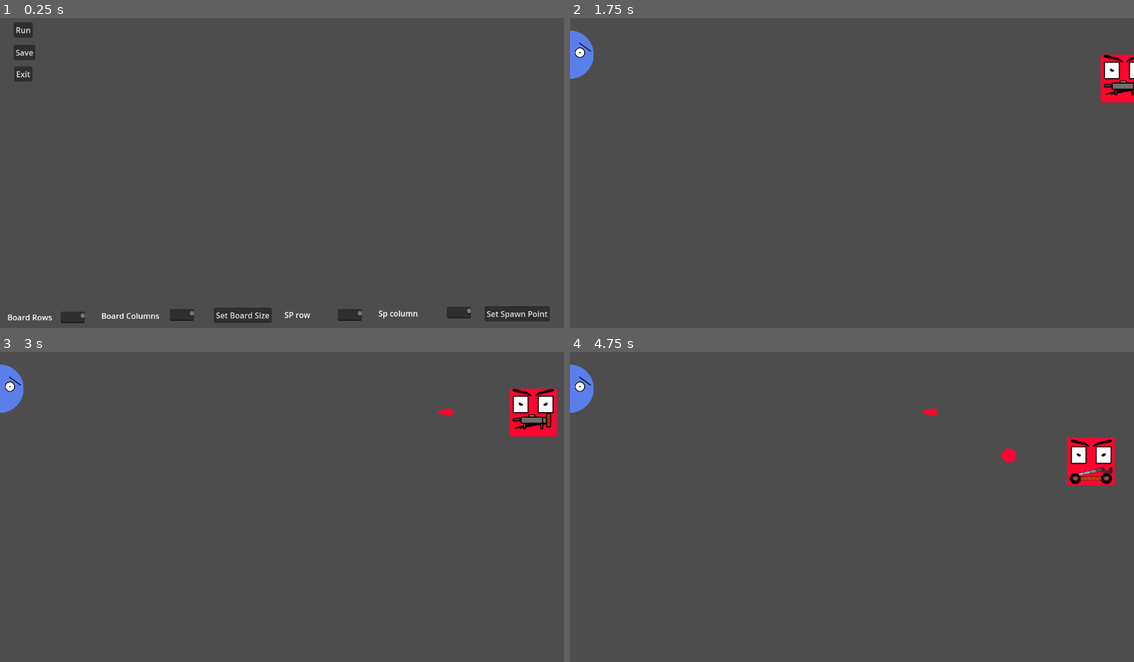
Above: before the commit, frames 1-4 (two rows, left to right).
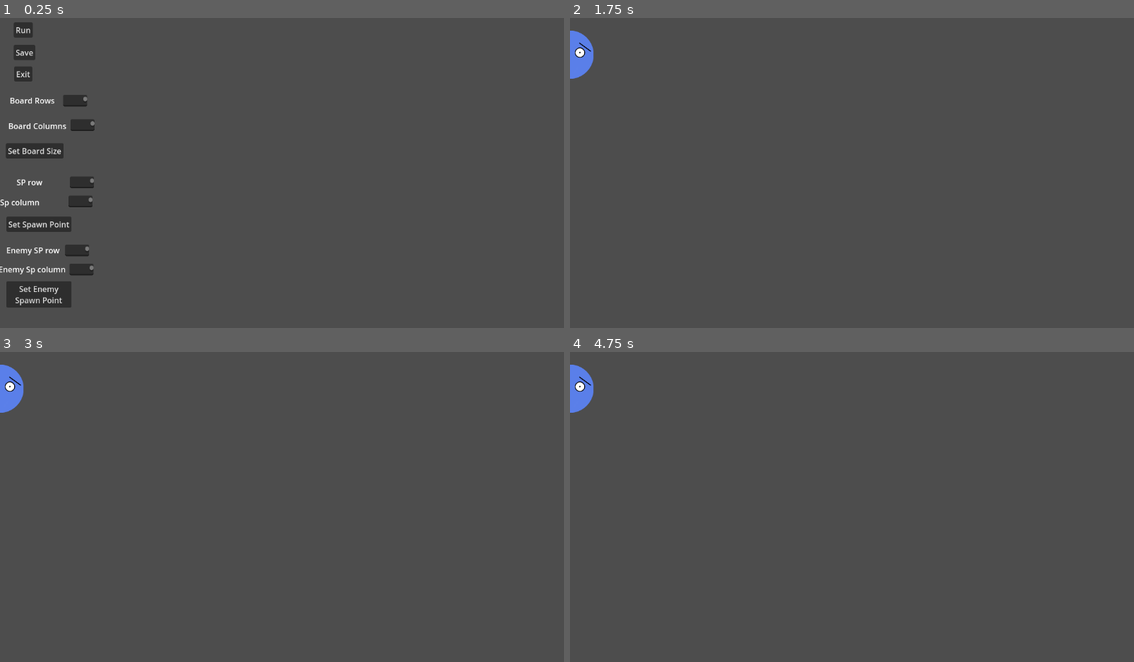
Above: after the commit, the same moments.

Repository: Killfreek/Rats
Game: Godot game, scene res://Levels/LevelMaker.tscn
The game is run twice, just before and just after one commit, with the same random seed, the same clock (stepped at 60 frames per second) and the same inputs. This scene is started directly instead of the project's main scene.
Inputs:
- Up to frame 1 (0.25 s): no input
- Up to frame 2 (1.75 s): click "Run" at 0.5 s; tap Enter at 1.25 s; hold D (MoveRight) from 1.28 s (still down); hold Space (SpawnPlayer) from 1.28 s (still down)
- Up to frame 3 (3 s): release D (MoveRight) at 2.03 s; release Space (SpawnPlayer) at 2.03 s; hold S (MoveDown) 2.03-2.78 s; tap Space (SpawnPlayer) at 2.1 s; hold D (MoveRight) from 2.78 s (still down); hold Space (SpawnPlayer) from 2.78 s (still down)
- Up to frame 4 (4.75 s): release D (MoveRight) at 3.53 s; release Space (SpawnPlayer) at 3.53 s; hold W (MoveUp) 3.53-4.28 s; tap Space (SpawnPlayer) at 3.6 s; hold A (MoveLeft) from 4.28 s (still down); hold Space (SpawnPlayer) from 4.28 s (still down)

The runs differ from the first frame. In frame 1, 5.1% of the frame differs, in the area x 0-98%, y 24-99%; in frame 2, 0.9%; in frame 3, 1.4%; in frame 4, 1.5%.
Error after the commit: Invalid access of index '0' on a base object of type: 'Array[bool]'. (res://EnemyBots/EnemySpawnControllerV2.gd:21)

Commit message:
added setting of enemy spawn positions to level editor

Diff:
--- /dev/null
+++ b/EnemyBots/EnemySpawnControllerV2.gd
@@ -0,0 +1,37 @@
+extends Node2D
+
+@export var enemyScene : Array[PackedScene]
+@export var tileMap : Node2D
+var playerNode : Area2D
+
+var spawnLocationsUseState : Array[bool]
+var spawnLocations : Array[Vector2]
+
+var continueSpawnaing: bool = false;
+
+func setUpEnemySpawnPoints(locations : Array[Vector2]):
+	spawnLocations = locations;
+	spawnLocationsUseState.resize(locations.size());
+	spawnLocationsUseState.fill(false);
+
+func _on_enemy_spawn_timer_timeout():
+	if (continueSpawnaing):
+		var rng = RandomNumberGenerator.new()
+		var rngNumber = int(rng.randf_range(0, spawnLocations.size()));
+		if !spawnLocationsUseState[rngNumber]:
+			var spawnLocation = spawnLocations[rngNumber];
+			var enimeyToSpawn = int(rng.randf_range(0, enemyScene.size()));
+			var enemy = enemyScene[enimeyToSpawn].instantiate();
+			enemy.setup(rngNumber, playerNode, tileMap);
+			enemy.position = spawnLocation;
+
+			enemy.left.connect(_on_enemy_despawn);
+
+			add_child(enemy);
+			spawnLocationsUseState[rngNumber] = true;
+
+func _on_enemy_despawn(index : int):
+	spawnLocationsUseState[index] = false;
+
+func _on_player_despawn():
+	continueSpawnaing = false;
--- a/GUIScripts/LevelEditorMenu.gd
+++ b/GUIScripts/LevelEditorMenu.gd
@@ -50,3 +50,18 @@
 	var result = levelAssembler.setSpawnPoint(rowSPPoint, columnSPPoint);
 	if 	!result[0]:
 		errorLabelNode.text = result[1];
+
+
+func _on_place_enemy_spawn_point_btn_pressed():
+	var errorLabelNode = get_node("SetEnemySpawnPoints/PlaceEnemySpawnPointLbl");
+	errorLabelNode.text = "";
+
+	var rowSPPointNode = get_node("SetEnemySpawnPoints/PlaceEnemySpawnPointRowsTxt");
+	var colSPPointNode = get_node("SetEnemySpawnPoints/PlaceEnemySpawnPointColumnsTxt");
+
+	var rowSPPoint = rowSPPointNode.text.to_int() - 1;
+	var columnSPPoint = colSPPointNode.text.to_int() - 1;
+
+	var result = levelAssembler.setEnemySpawnPoint(rowSPPoint, columnSPPoint);
+	if 	!result[0]:
+		errorLabelNode.text = result[1]; # Replace with function body.
--- a/Levels/LevelCreatorTester.tscn
+++ b/Levels/LevelCreatorTester.tscn
@@ -8,8 +8,8 @@
 [ext_resource type="Texture2D" uid="uid://bg4ep5mdydjkw" path="res://Sprites/Background/WallTexture1.png" id="5_0rbdn"]
 [ext_resource type="Texture2D" uid="uid://dud2b2uvxeree" path="res://Sprites/Background/WallTexture2.png" id="6_roouv"]
 [ext_resource type="Script" path="res://Levels/TileMapController.gd" id="7_tcc1d"]
-[ext_resource type="Script" path="res://EnemyBots/EnemySpawnController.gd" id="8_eda62"]
 [ext_resource type="PackedScene" uid="uid://cn6sy13cm2suv" path="res://EnemyBots/Npcs/EnemywithCatapult.tscn" id="9_ga7wq"]
+[ext_resource type="Script" path="res://EnemyBots/EnemySpawnControllerV2.gd" id="9_ng2p2"]
 [ext_resource type="PackedScene" uid="uid://bi28dgfpt004" path="res://EnemyBots/Npcs/EnemywithGun.tscn" id="10_b66ai"]
 [ext_resource type="PackedScene" uid="uid://1ft0pw3n37f7" path="res://EnemyBots/Npcs/EnemywithRocket.tscn" id="11_4vyar"]
 
@@ -104,26 +104,13 @@
 script = ExtResource("7_tcc1d")
 tileMap = NodePath(".")
 
-[node name="EnemySpawnLocations" type="Node2D" parent="." node_paths=PackedStringArray("spawnLocations", "tileMap")]
+[node name="EnemySpawnLocations" type="Node2D" parent="." node_paths=PackedStringArray("tileMap")]
 position = Vector2(1150, 49)
-script = ExtResource("8_eda62")
-spawnLocations = [NodePath("EnemySpawnLocation1"), NodePath("EnemySpawnLocation2"), NodePath("EnemySpwanLocation3"), NodePath("EnemySpwanLocation4"), NodePath("EnemySpwanLocation5")]
+script = ExtResource("9_ng2p2")
 enemyScene = Array[PackedScene]([ExtResource("9_ga7wq"), ExtResource("10_b66ai"), ExtResource("11_4vyar")])
 tileMap = NodePath("../TileMap")
 
-[node name="EnemySpawnLocation1" type="Node2D" parent="EnemySpawnLocations"]
-
-[node name="EnemySpawnLocation2" type="Node2D" parent="EnemySpawnLocations"]
-position = Vector2(0, 100)
-
-[node name="EnemySpwanLocation3" type="Node2D" parent="EnemySpawnLocations"]
-position = Vector2(0, 200)
-
-[node name="EnemySpwanLocation4" type="Node2D" parent="EnemySpawnLocations"]
-position = Vector2(0, 300)
-
-[node name="EnemySpwanLocation5" type="Node2D" parent="EnemySpawnLocations"]
-position = Vector2(0, 400)
+[node name="EnemySpawnLocationPreFab" type="Node2D" parent="EnemySpawnLocations"]
 
 [node name="EnemySpawnTimer" type="Timer" parent="EnemySpawnLocations"]
 autostart = true
--- a/Levels/LevelMaker.tscn
+++ b/Levels/LevelMaker.tscn
@@ -9,6 +9,7 @@
 [ext_resource type="Texture2D" uid="uid://ba57d0ebu62oq" path="res://Sprites/PlayerModels/PlayerCircleLeft.png" id="7_kq368"]
 [ext_resource type="Texture2D" uid="uid://b28m6vgyg51cs" path="res://Sprites/PlayerModels/PlayerCircleRight.png" id="8_532p8"]
 [ext_resource type="Texture2D" uid="uid://herrl4m7vhjb" path="res://Sprites/PlayerModels/PlayerCircleBack.png" id="9_wgvmb"]
+[ext_resource type="Texture2D" uid="uid://ct63mmuyrjhed" path="res://Sprites/HostileMobs/RedboxWithGun.png" id="10_yfb37"]
 
 [sub_resource type="TileMapPattern" id="TileMapPattern_vr46u"]
 tile_data = PackedInt32Array(0, 7, 0)
@@ -91,21 +92,37 @@
 "speed": 5.0
 }]
 
-[node name="LevelMaker" type="Node2D"]
+[sub_resource type="SpriteFrames" id="SpriteFrames_7qy0t"]
+animations = [{
+"frames": [{
+"duration": 1.0,
+"texture": ExtResource("10_yfb37")
+}],
+"loop": true,
+"name": &"default",
+"speed": 5.0
+}]
+
+[node name="LevelMaker" type="Node2D" node_paths=PackedStringArray("tileMap", "SpawnPointIndicator", "EnemySpawnPointIndicator")]
 script = ExtResource("2_k1qtf")
+tileMap = NodePath("LevelAssembler/TileMap")
+SpawnPointIndicator = NodePath("LevelAssembler/TileMap/AnimatedSprite2D")
+EnemySpawnPointIndicator = NodePath("LevelAssembler/TileMap/EnemySprite")
+tileWidth = 100
 
 [node name="LevelEditorUI" parent="." node_paths=PackedStringArray("levelAssembler") instance=ExtResource("1_ff7r6")]
 top_level = true
 levelAssembler = NodePath("../LevelAssembler")
 
-[node name="LevelAssembler" type="Node2D" parent="." node_paths=PackedStringArray("tileMap", "SpawnPointIndicator")]
+[node name="LevelAssembler" type="Node2D" parent="." node_paths=PackedStringArray("tileMap", "SpawnPointIndicator", "EnemySpawnPointIndicator")]
 script = ExtResource("2_k1qtf")
 tileMap = NodePath("TileMap")
 SpawnPointIndicator = NodePath("TileMap/AnimatedSprite2D")
+EnemySpawnPointIndicator = NodePath("TileMap/EnemySprite")
 tileWidth = 100
 
 [node name="TileMap" type="TileMap" parent="LevelAssembler"]
-position = Vector2(100, 50)
+position = Vector2(250, 50)
 tile_set = SubResource("TileSet_f0nmp")
 format = 2
 layer_0/name = "Light"
@@ -117,3 +134,8 @@
 scale = Vector2(0.1, 0.1)
 sprite_frames = SubResource("SpriteFrames_w41nn")
 animation = &"Idle"
+
+[node name="EnemySprite" type="AnimatedSprite2D" parent="LevelAssembler/TileMap"]
+visible = false
+scale = Vector2(0.1, 0.1)
+sprite_frames = SubResource("SpriteFrames_7qy0t")
--- a/Levels/UI/LevelEditorUI.tscn
+++ b/Levels/UI/LevelEditorUI.tscn
@@ -43,47 +43,48 @@
 
 [node name="SetBoardSizeBtn" type="Button" parent="BoardGameDimensions"]
 layout_mode = 0
-offset_left = 437.0
-offset_top = 592.0
-offset_right = 555.0
-offset_bottom = 623.0
+offset_left = 12.0
+offset_top = 256.0
+offset_right = 130.0
+offset_bottom = 287.0
 text = "Set Board Size"
 
 [node name="BoardRowsLbl" type="Label" parent="BoardGameDimensions"]
 layout_mode = 0
-offset_left = 15.0
-offset_top = 600.0
-offset_right = 107.0
-offset_bottom = 623.0
+offset_left = 20.0
+offset_top = 157.0
+offset_right = 112.0
+offset_bottom = 180.0
 text = "Board Rows"
 
 [node name="BoardColumnsLbl" type="Label" parent="BoardGameDimensions"]
 layout_mode = 0
-offset_left = 207.0
-offset_top = 597.0
-offset_right = 326.0
-offset_bottom = 620.0
+offset_left = 17.0
+offset_top = 209.0
+offset_right = 136.0
+offset_bottom = 232.0
 text = "Board Columns"
 
 [node name="BoardRowsTxt" type="TextEdit" parent="BoardGameDimensions"]
 layout_mode = 0
-offset_left = 124.0
-offset_top = 600.0
-offset_right = 173.0
-offset_bottom = 624.0
+offset_left = 129.0
+offset_top = 157.0
+offset_right = 178.0
+offset_bottom = 181.0
 
 [node name="BoardColumnsTxt" type="TextEdit" parent="BoardGameDimensions"]
-offset_left = 347.0
-offset_top = 595.0
-offset_right = 396.0
-offset_bottom = 619.0
+layout_mode = 0
+offset_left = 144.0
+offset_top = 207.0
+offset_right = 193.0
+offset_bottom = 231.0
 
 [node name="SetBoardSizeLbl" type="Label" parent="BoardGameDimensions"]
 layout_mode = 0
-offset_left = 439.0
-offset_top = 557.0
-offset_right = 504.0
-offset_bottom = 580.0
+offset_left = 21.0
+offset_top = 302.0
+offset_right = 86.0
+offset_bottom = 325.0
 
 [node name="SetSpawnPoint" type="Control" parent="."]
 anchors_preset = 0
@@ -92,48 +93,106 @@
 
 [node name="PlaceSpawnPointBtn" type="Button" parent="SetSpawnPoint"]
 layout_mode = 0
-offset_left = 990.0
-offset_top = 589.0
-offset_right = 1123.0
-offset_bottom = 620.0
+offset_left = 13.0
+offset_top = 406.0
+offset_right = 146.0
+offset_bottom = 437.0
 text = "Set Spawn Point
 "
 
 [node name="PlaceSpawnPointRowsLbl" type="Label" parent="SetSpawnPoint"]
-offset_left = 581.0
-offset_top = 595.0
-offset_right = 673.0
-offset_bottom = 618.0
+layout_mode = 0
+offset_left = 34.0
+offset_top = 324.0
+offset_right = 126.0
+offset_bottom = 347.0
 text = "SP row"
 
 [node name="PlaceSpawnPointColumnsLbl" type="Label" parent="SetSpawnPoint"]
-offset_left = 773.0
-offset_top = 592.0
-offset_right = 892.0
-offset_bottom = 615.0
+layout_mode = 0
+offset_top = 365.0
+offset_right = 119.0
+offset_bottom = 388.0
 text = "Sp column
 "
 
 [node name="PlaceSpawnPointRowsTxt" type="TextEdit" parent="SetSpawnPoint"]
-offset_left = 690.0
-offset_top = 595.0
-offset_right = 739.0
-offset_bottom = 619.0
+layout_mode = 0
+offset_left = 143.0
+offset_top = 324.0
+offset_right = 192.0
+offset_bottom = 348.0
 
 [node name="PlaceSpawnPointColumnsTxt" type="TextEdit" parent="SetSpawnPoint"]
-offset_left = 913.0
-offset_top = 590.0
-offset_right = 962.0
-offset_bottom = 614.0
+layout_mode = 0
+offset_left = 140.0
+offset_top = 363.0
+offset_right = 189.0
+offset_bottom = 387.0
 
 [node name="PlaceSpawnPointLbl" type="Label" parent="SetSpawnPoint"]
-offset_left = 991.0
-offset_top = 539.0
-offset_right = 1056.0
-offset_bottom = 562.0
+layout_mode = 0
+offset_left = 162.0
+offset_top = 413.0
+offset_right = 227.0
+offset_bottom = 436.0
+
+[node name="SetEnemySpawnPoints" type="Control" parent="."]
+anchors_preset = 0
+offset_right = 40.0
+offset_bottom = 40.0
+
+[node name="PlaceEnemySpawnPointBtn" type="Button" parent="SetEnemySpawnPoints"]
+layout_mode = 0
+offset_left = 13.0
+offset_top = 538.0
+offset_right = 146.0
+offset_bottom = 592.0
+text = "Set Enemy
+Spawn Point
+"
+
+[node name="PlaceEnemySpawnPointRowsLbl" type="Label" parent="SetEnemySpawnPoints"]
+layout_mode = 0
+offset_left = 13.0
+offset_top = 463.0
+offset_right = 122.0
+offset_bottom = 486.0
+text = "Enemy SP row"
+
+[node name="PlaceEnemySpawnPointColumnsLbl" type="Label" parent="SetEnemySpawnPoints"]
+layout_mode = 0
+offset_left = -3.0
+offset_top = 502.0
+offset_right = 135.0
+offset_bottom = 525.0
+text = "Enemy Sp column
+"
+
+[node name="PlaceEnemySpawnPointRowsTxt" type="TextEdit" parent="SetEnemySpawnPoints"]
+layout_mode = 0
+offset_left = 133.0
+offset_top = 463.0
+offset_right = 182.0
+offset_bottom = 487.0
+
+[node name="PlaceEnemySpawnPointColumnsTxt" type="TextEdit" parent="SetEnemySpawnPoints"]
+layout_mode = 0
+offset_left = 142.0
+offset_top = 502.0
+offset_right = 191.0
+offset_bottom = 526.0
+
+[node name="PlaceEnemySpawnPointLbl" type="Label" parent="SetEnemySpawnPoints"]
+layout_mode = 0
+offset_left = 161.0
+offset_top = 555.0
+offset_right = 226.0
+offset_bottom = 578.0
 
 [connection signal="pressed" from="ExitBtn" to="." method="_on_exit_btn_pressed"]
 [connection signal="pressed" from="RunBtn" to="." method="_on_run_btn_pressed"]
 [connection signal="pressed" from="SaveBtn" to="." method="_on_save_btn_pressed"]
 [connection signal="pressed" from="BoardGameDimensions/SetBoardSizeBtn" to="." method="_on_set_board_size_btn_pressed"]
 [connection signal="pressed" from="SetSpawnPoint/PlaceSpawnPointBtn" to="." method="_on_place_spawn_point_btn_pressed"]
+[connection signal="pressed" from="SetEnemySpawnPoints/PlaceEnemySpawnPointBtn" to="." method="_on_place_enemy_spawn_point_btn_pressed"]
--- a/Scripts/CustomLevelVars.gd
+++ b/Scripts/CustomLevelVars.gd
@@ -3,3 +3,4 @@
 var BoardRowLength : int;
 var BoardCoumnLength : int;
 var SpawnPosition : Vector2;
+var EnemySpawnPosition : Array[Vector2];
--- a/Scripts/LevelAssembler.gd
+++ b/Scripts/LevelAssembler.gd
@@ -2,10 +2,12 @@
 
 @export var tileMap : TileMap
 @export var SpawnPointIndicator : Node;
+@export var EnemySpawnPointIndicator : Node;
 @export var tileWidth : int
 
 var boardRowSize : int;
 var boardColumnSize : int;
+var enemySpawnPoints : Array[Vector2]
 
 func createBoard(rows, columns):
 	tileMap.clear();
@@ -29,9 +31,24 @@
 	SpawnPointIndicator.visible = true;
 	return [true, ""]
 
+func setEnemySpawnPoint(row, column):
+	if row > boardRowSize - 1 || boardRowSize == 0:
+		return [false, "row is bigger than board size"]
+
+	if column > boardColumnSize - 1 || boardColumnSize == 0:
+		return [false, "col is bigger than board size"]
+
+	enemySpawnPoints.push_front(tileMap.map_to_local(Vector2(column, row)));
+	var indicator = EnemySpawnPointIndicator.duplicate();
+	indicator.position = tileMap.map_to_local(Vector2(column, row));
+	indicator.visible = true;
+	tileMap.add_child(indicator);
+	return [true, ""]
+
 func RunLevel():
 	CustomLevelVars.BoardRowLength = boardRowSize;
 	CustomLevelVars.BoardCoumnLength = boardColumnSize;
 	CustomLevelVars.SpawnPosition = SpawnPointIndicator.position;
+	CustomLevelVars.EnemySpawnPosition = enemySpawnPoints;
 
 	get_tree().change_scene_to_file("res://Levels/LevelCreatorTester.tscn");
--- a/Scripts/LevelCreator.gd
+++ b/Scripts/LevelCreator.gd
@@ -7,6 +7,7 @@
 func _ready():
 	setUpBoard(CustomLevelVars.BoardRowLength, CustomLevelVars.BoardCoumnLength);
 	setUpPlayer(CustomLevelVars.SpawnPosition);
+	setUpEnemySpawnLocations(CustomLevelVars.EnemySpawnPosition);
 
 func setUpBoard(rows, columns):
 	tileMap.clear();
@@ -19,3 +20,6 @@
 func setUpPlayer(position):
 	playerController.playerSpawnLocation = position;
 	playerController.SpawnPlayer();
+
+func setUpEnemySpawnLocations(locations):
+	enemyController.setUpEnemySpawnPoints(locations);
Not shown: 1 places in Levels/LevelMaker.tscn that only renumber resources
